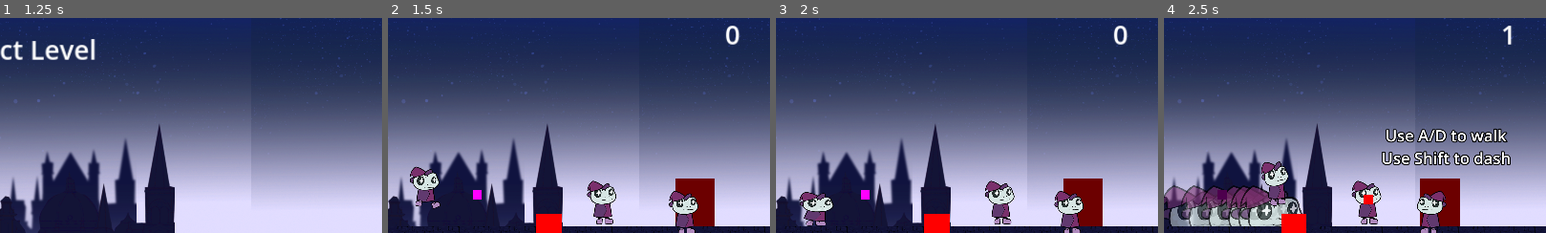
Above: before the commit, frames 1-4 (left to right).
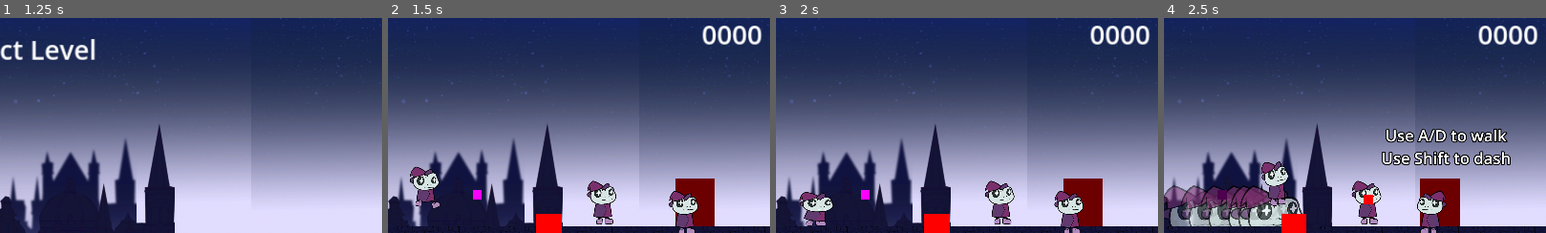
Above: after the commit, the same moments.

Repository: DerBrotDoktor/Frogoth
Game: Godot game, scene res://scenes/main/main.tscn
Two runs of this game, one before a commit and one after it. Both use one fixed random seed, a clock stepped at 60 frames per second and the inputs below.
Inputs:
- Up to frame 1 (1.25 s): click "Select Level" at 0.5 s
- Up to frame 2 (1.5 s): click "1" at 1.25 s
- Up to frame 3 (2 s): no input
- Up to frame 4 (2.5 s): hold D (right) from 2.03 s (still down); tap Shift (dash) at 2.1 s; tap Space (jump) at 2.27 s
The pictures show only the part of the screen within x 47-97%, y 2-52%; the shares and areas given below are measured in that part.

Frame 1 is identical in both runs. In frame 2, 0.9% of the frame differs, in the area x 82-98%, y 3-13%; in frame 3, 0.9%; in frame 4, 0.9%.

Commit message:
Started Changing: Menu system

Diff:
--- /dev/null
+++ b/scenes/main/Canvas.gd
@@ -0,0 +1,8 @@
+extends CanvasLayer
+
+func load_level_by_index(index :int):
+	get_parent().load_level(index)
+
+func switch_to_child(name):
+	for child in get_children():
+		child.visible = child.name == name
--- a/scenes/main/main.gd
+++ b/scenes/main/main.gd
@@ -1,11 +1,5 @@
 extends Node
 
-signal start_timer
-signal restart_timer
-signal allow_pause_menu
-signal forbid_pause_menu
-
-@export var main_menu :PackedScene
 @export var level_select_menu :PackedScene
 @export var level :Array[PackedScene] = []
 @export var player :CharacterBody2D
@@ -14,9 +8,8 @@
 var current_scene
 
 func _ready():
-	$Canvas.visible = false
 	player.disable()
-	load_scene(main_menu)
+	$Canvas.switch_to_child("MainMenu")
 
 func load_scene(scene:PackedScene):
 	if current_scene:
@@ -31,25 +24,18 @@
 		player.reset()
 		player.enable()
 		current_level = id
-		start_timer.emit()
-		$Canvas.visible = true
-		allow_pause_menu.emit()
+		$Canvas.switch_to_child("UserInterface")
 
 func load_main_menu():
-	forbid_pause_menu.emit()
 	player.disable()
-	$Canvas.visible = false
-	load_scene(main_menu)
+	$Canvas.switch_to_child("MainMenu")
 
 func load_level_select():
-	forbid_pause_menu.emit()
 	player.disable()
-	$Canvas.visible = false
-	load_scene(level_select_menu)
+	$Canvas.switch_to_child("LevelSelectMenu")
 
 func restart_current_level():
 	load_level(current_level)
-	restart_timer.emit()
 
 func set_player_position(position):
 	player.position = position
--- a/scenes/main/main.tscn
+++ b/scenes/main/main.tscn
@@ -12,11 +12,11 @@
 [ext_resource type="PackedScene" path="res://scenes/level/level_2.tscn" id="6_st07r"]
 [ext_resource type="Texture2D" uid="uid://dechd0hxshq2j" path="res://assets/parallax/paralax_1.png" id="7_3mtfd"]
 [ext_resource type="Texture2D" uid="uid://dnh4dfbpvvn6l" path="res://assets/parallax/paralax_2.png" id="8_cxncj"]
+[ext_resource type="Script" path="res://scenes/main/Canvas.gd" id="9_77551"]
 [ext_resource type="PackedScene" uid="uid://c6nm6w83jynbs" path="res://scenes/menus/pause_menu.tscn" id="10_u7rrt"]
 
 [node name="Main" type="Node" node_paths=PackedStringArray("player")]
 script = ExtResource("1_wtrgv")
-main_menu = ExtResource("4_3igok")
 level_select_menu = ExtResource("3_qm2ey")
 level = Array[PackedScene]([ExtResource("4_k64yn"), ExtResource("2_046pa"), ExtResource("6_st07r")])
 player = NodePath("Player")
@@ -51,11 +51,15 @@
 texture = ExtResource("8_cxncj")
 
 [node name="Canvas" type="CanvasLayer" parent="."]
-visible = false
+script = ExtResource("9_77551")
 
 [node name="UserInterface" parent="Canvas" instance=ExtResource("6_a7p0o")]
 
 [node name="PauseMenu" parent="Canvas" instance=ExtResource("10_u7rrt")]
+
+[node name="MainMenu" parent="Canvas" instance=ExtResource("4_3igok")]
+
+[node name="LevelSelectMenu" parent="Canvas" instance=ExtResource("3_qm2ey")]
 
 [node name="Player" parent="." instance=ExtResource("3_cw4d6")]
 
@@ -63,10 +67,7 @@
 script = ExtResource("6_n33ax")
 player = NodePath("../Player")
 
-[connection signal="allow_pause_menu" from="." to="Canvas/PauseMenu" method="_on_main_allow_pause_menu"]
-[connection signal="forbid_pause_menu" from="." to="Canvas/PauseMenu" method="_on_main_forbid_pause_menu"]
-[connection signal="restart_timer" from="." to="Canvas/UserInterface" method="_on_main_restart_timer"]
-[connection signal="start_timer" from="." to="Canvas/UserInterface" method="_on_main_start_timer"]
+[connection signal="visibility_changed" from="Canvas/UserInterface" to="Canvas/UserInterface" method="_on_visibility_changed"]
 [connection signal="main_menu" from="Canvas/PauseMenu" to="." method="_on_pause_menu_main_menu"]
 [connection signal="pause_game" from="Canvas/PauseMenu" to="." method="_on_pause_menu_pause_game"]
 [connection signal="restart_level" from="Canvas/PauseMenu" to="." method="_on_pause_menu_restart_level"]
--- a/scenes/menus/level_select_menu.gd
+++ b/scenes/menus/level_select_menu.gd
@@ -2,4 +2,4 @@
 
 
 func load_level(number:int):
-	get_parent().load_level(number-1)
+	get_parent().load_level_by_index(number-1)
--- a/scenes/menus/main_menu.gd
+++ b/scenes/menus/main_menu.gd
@@ -4,10 +4,10 @@
 	$VerticalContainer/StartButton.grab_focus()
 
 func _on_start_button_button_down():
-	get_parent().load_level(0)
+	get_parent().load_level_by_index(0)
 
 func _on_level_select_button_button_down():
-	get_parent().load_level_select()
+	get_parent().switch_to_child("LevelSelectMenu")
 
 func _on_quit_button_button_down():
 	get_tree().quit()
--- a/scenes/player/user_interface.gd
+++ b/scenes/player/user_interface.gd
@@ -8,10 +8,9 @@
 		time += delta
 		$TimeText.text = str(int(time))
 
-func _on_main_start_timer():
-	timer_allowed = true
-
-
-func _on_main_restart_timer():
+func reset_timer():
 	time = 0.0
 	$TimeText.text = str(int(time))
+
+func _on_visibility_changed():
+	timer_allowed != timer_allowed
Not shown: 1 places in scenes/main/main.tscn that only renumber resources
